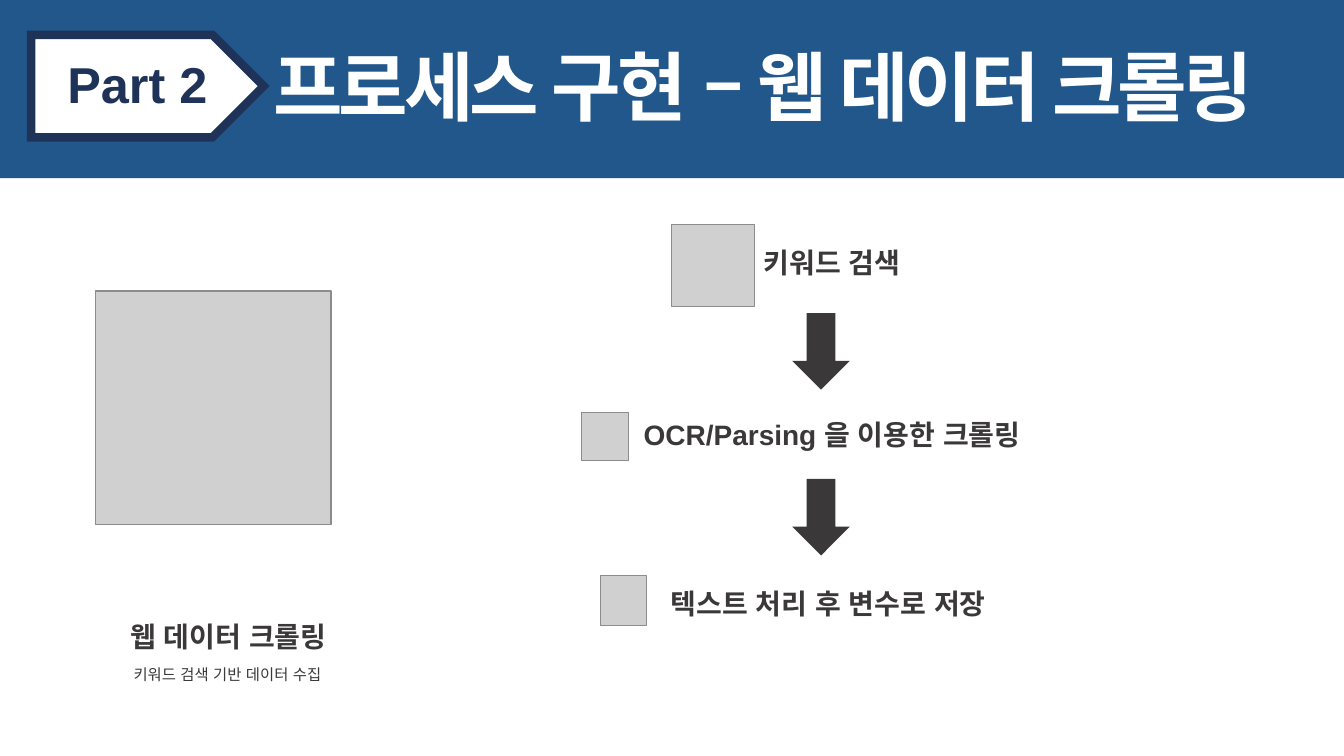
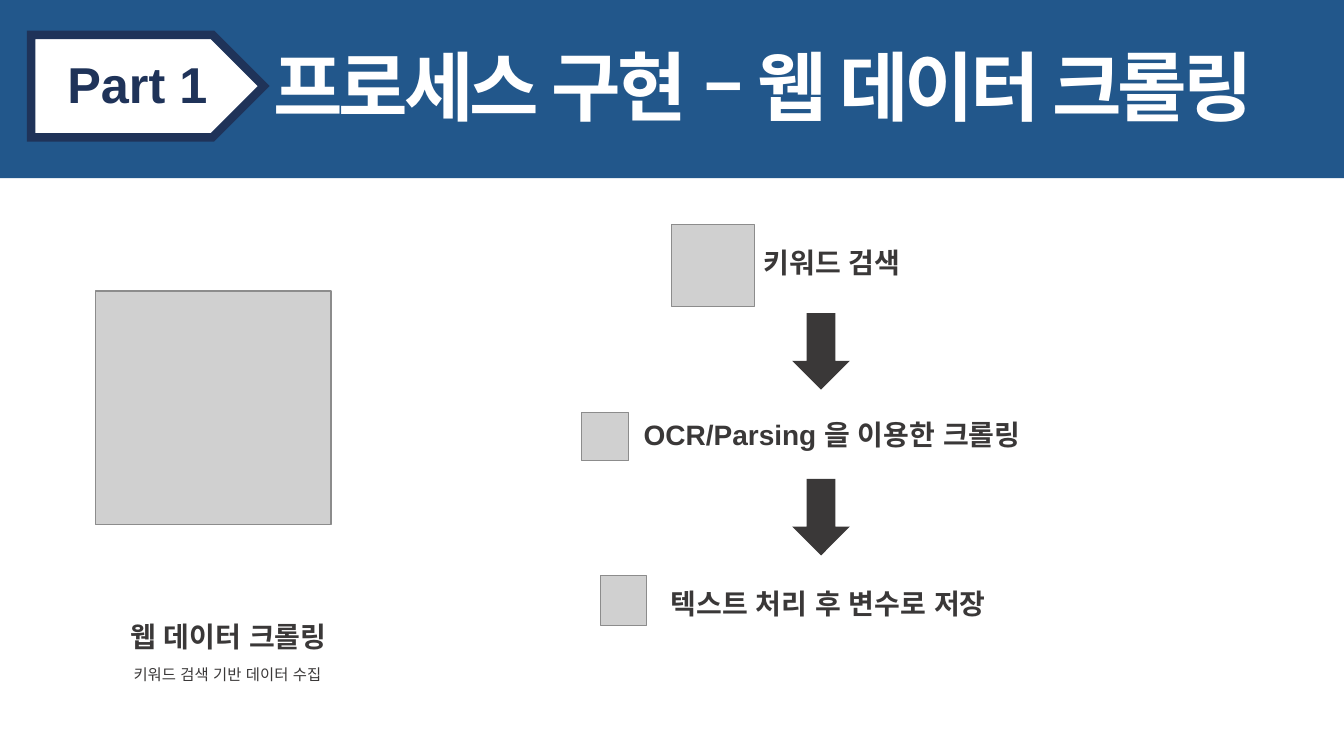
Before and after one commit to CSID-DGU/2019-2-ESCD-Yanghwa, a slide deck: slide 6 of 발표자료 및 보고서/프로젝트 중간 발표자료(양화대교).pptx. Drawn at 1344x756 pixels with LibreOffice and Linux fonts; fonts in the diff are those of the drawing; grey boxes stand for pictures. Boxes give left, top, right and bottom in pixels: in the first picture for what was removed or moved away, otherwise in the second. Text is boxed around its words. In the diff, an @@ line names an element or a change of style, - is before the commit and + after.

```diff
--- a/발표자료 및 보고서/프로젝트 중간 발표자료(양화대교).pptx
+++ b/발표자료 및 보고서/프로젝트 중간 발표자료(양화대교).pptx
@@ text at [67,68,207,104]: text changed @@
-Part 2
+Part 1
```
Also in this commit, not shown: 1 other file.
